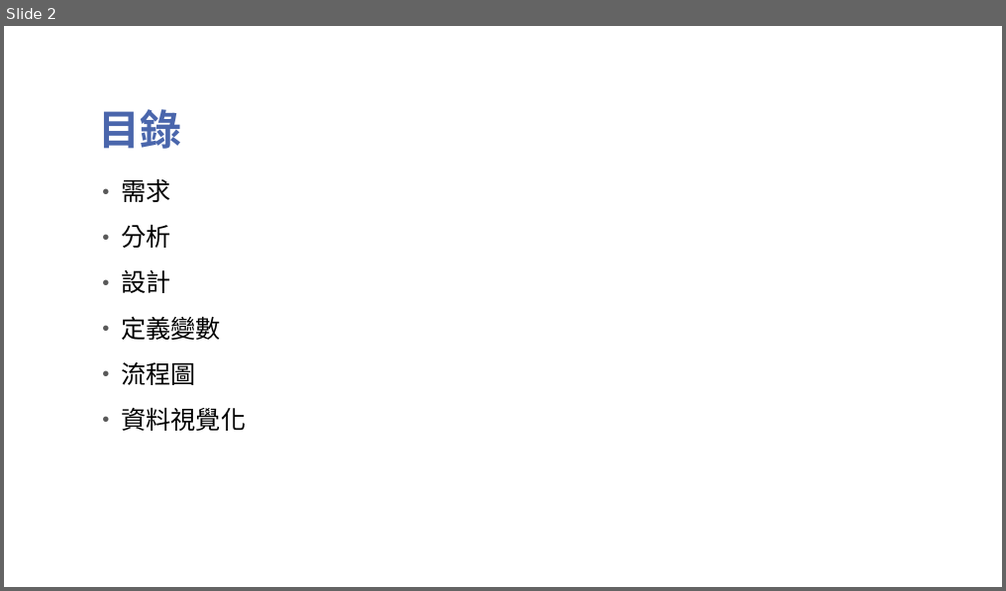
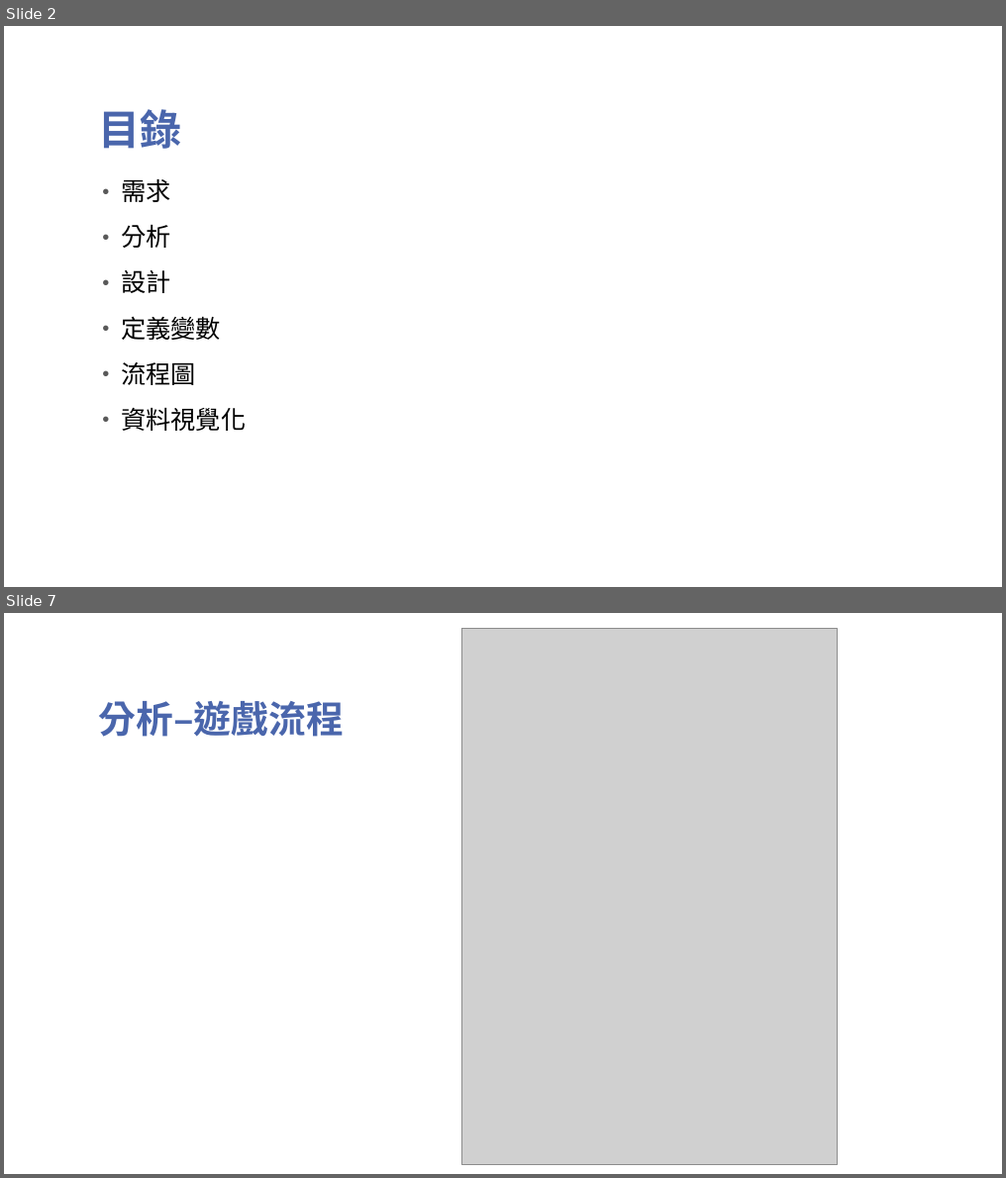
Before and after one commit to Wang-Si-Han/HW6, a slide deck: 機器學習乒乓球.pptx. Shown one above the other, each under a label of ours: slide 2 before the commit, slides 2 and 7 after it; the slides between them are not shown. The pictures are 1006x591 and 1006x1178 pixels, drawn with LibreOffice and Linux fonts; fonts in the diff are those of the drawing; grey boxes stand for pictures; background and template pictures are left out. Boxes give left, top, right and bottom in pixels: in the first picture for what was removed or moved away, otherwise in the second. Text is boxed around its words. In the diff, an @@ line names an element or a change of style, - is before the commit and + after.

```diff
--- a/機器學習乒乓球.pptx
+++ b/機器學習乒乓球.pptx
@@ slide 7 added at bbox=[4, 613, 1002, 1174], background picture (left out) @@
@@ picture added at bbox=[461, 629, 837, 1165] @@
@@ title added at bbox=[99, 701, 344, 737], 36 pt, text #4A66AC, bold @@
+分析–遊戲流程
```
Also in this commit, not shown: 1 slide changed, 3 other slides added.
